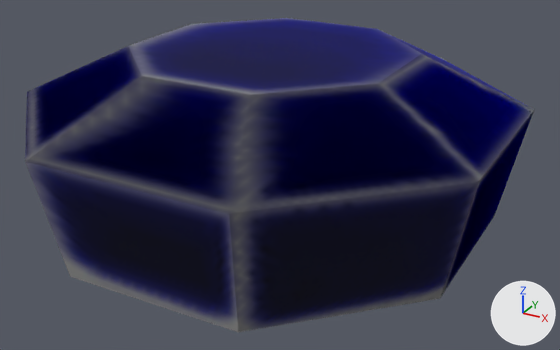
What one commit did to the glTF model public/assets/goldens/ps2_save-icons_frequency.glb.
Both versions are drawn from a camera (50 mm lens) standing at (3.5, -6.33, 3.46) and looking at (0.21, -0.36, 0.47). The lights are fixed; the arrows at lower right show +X, +Y and +Z. The picture after the commit comes second. Where no turn or scale is listed for an object, it has been applied to the vertices.

In view in the first picture: 'freq1.ico'.
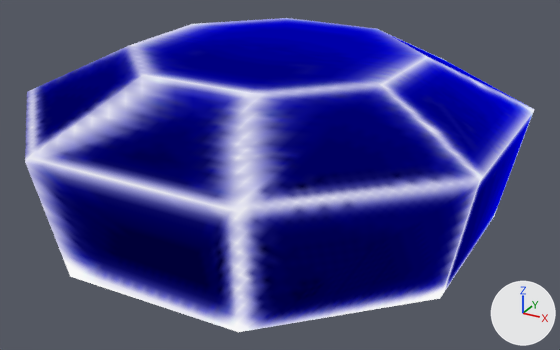
Location of each change, (x1, y1, x2, y2) in pixels of the pictures (560 x 350 px):
'freq1.ico', recoloured (lighter)
    both: (25, 18, 535, 332)

What changed in the scene script:
```text
Change mat_ps2_icon:
    remove # nodes: BsdfPrincipled, Mix, OutputMaterial, TexImage, VertexColor
    nodes: BsdfTransparent, Emission, LightPath, Mix, MixShader, OutputMaterial, TexImage, VertexColor
```
